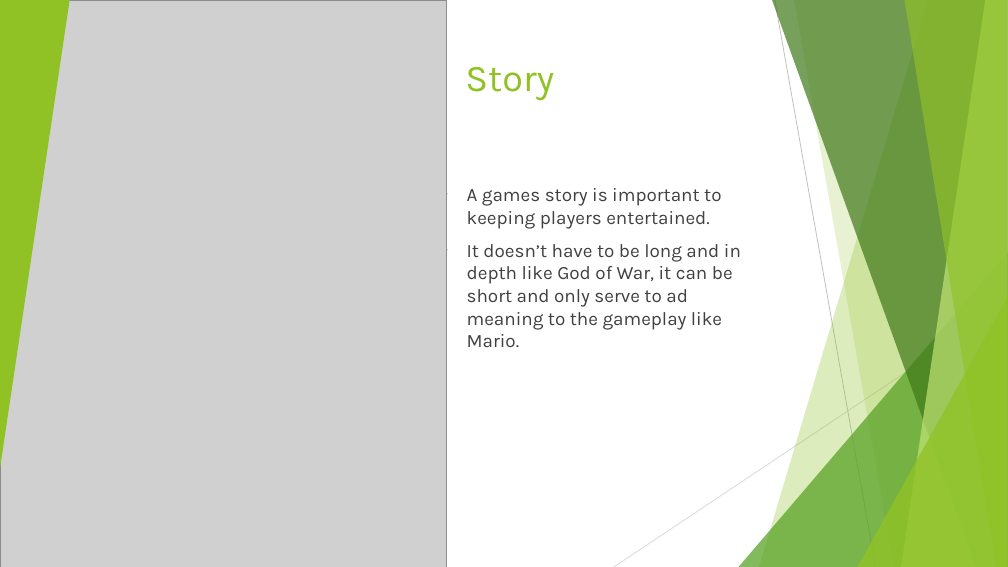
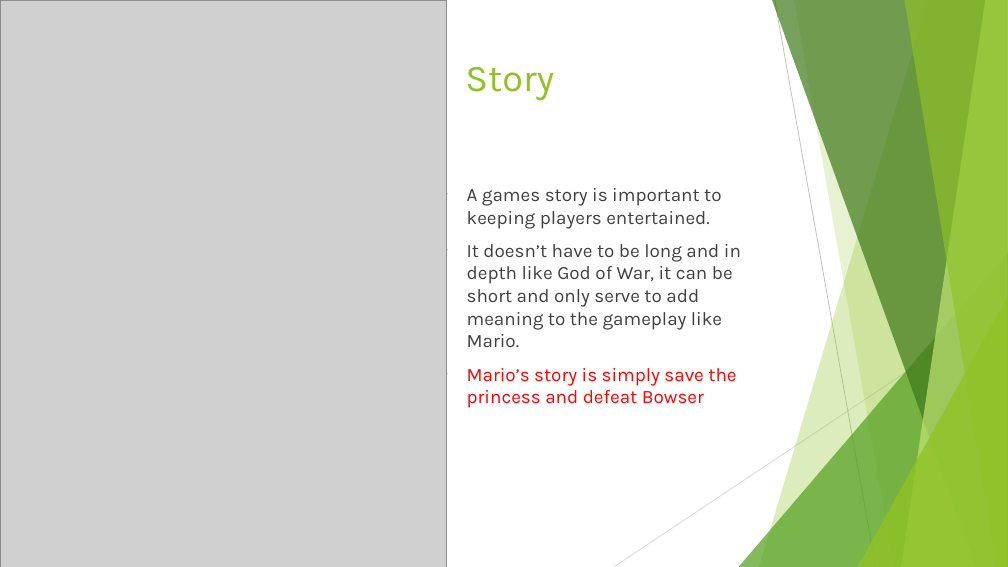
Before and after one commit to LewisMoltenPlanet/Collage-Work, a slide deck: slide 10 of Assignments/Flash For Computer Games.pptx. Drawn at 1008x567 pixels with LibreOffice and Linux fonts; fonts in the diff are those of the drawing; grey boxes stand for pictures. Boxes give left, top, right and bottom in pixels: in the first picture for what was removed or moved away, otherwise in the second. Text is boxed around its words. In the diff, an @@ line names an element or a change of style, - is before the commit and + after.

```diff
--- a/Assignments/Flash For Computer Games.pptx
+++ b/Assignments/Flash For Computer Games.pptx
@@ triangle removed at box(0, 0, 70, 469) @@
@@ text at box(467, 244, 741, 408): text changed @@
-▶ It doesn’t have to be long and in depth like God of War, it can be short and only serve to ad meaning to the gameplay like Mario.
+▶ It doesn’t have to be long and in depth like God of War, it can be short and only serve to add meaning to the gameplay like Mario.
+▶ Mario’s story is simply save the princess and defeat Bowser
```
Also in this commit, not shown: 5 other slides changed, 2 slides added.
